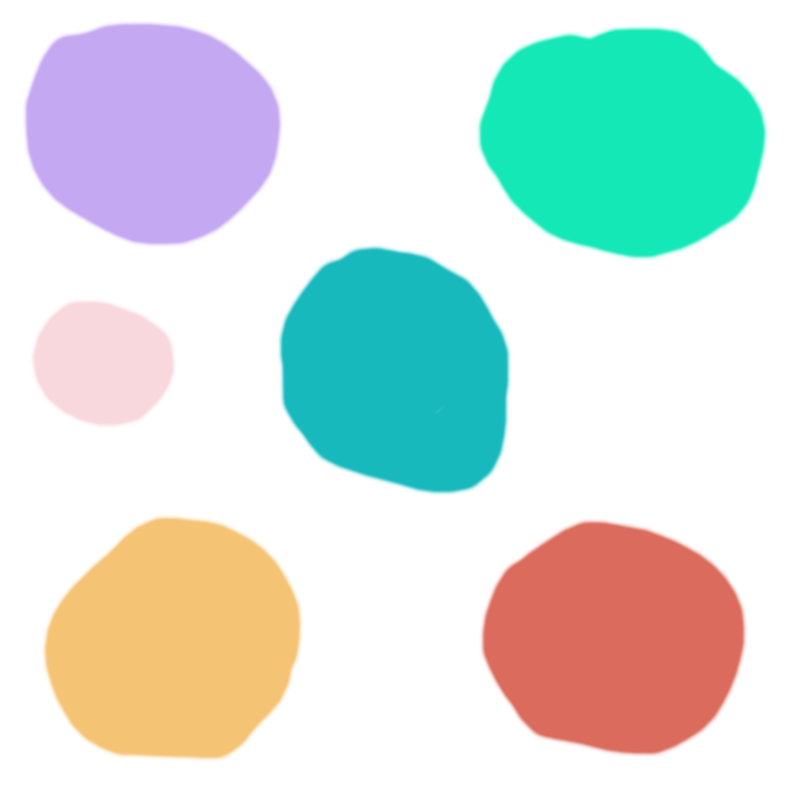
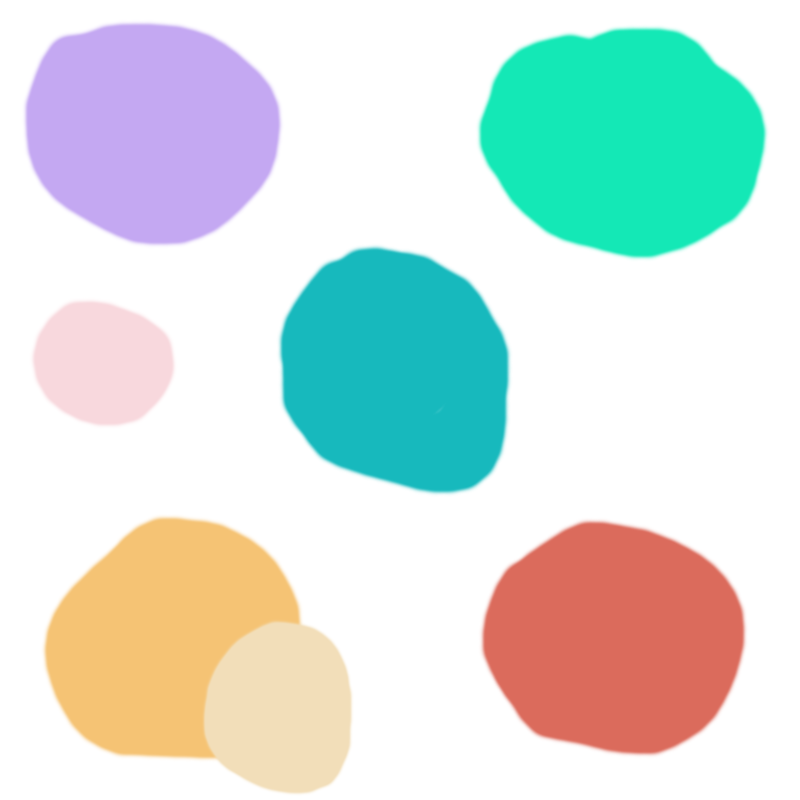
Revision of a layered (800, 800) image; what changed, layer by layer:
painted on "Layer 2" over [202, 619, 354, 796]
